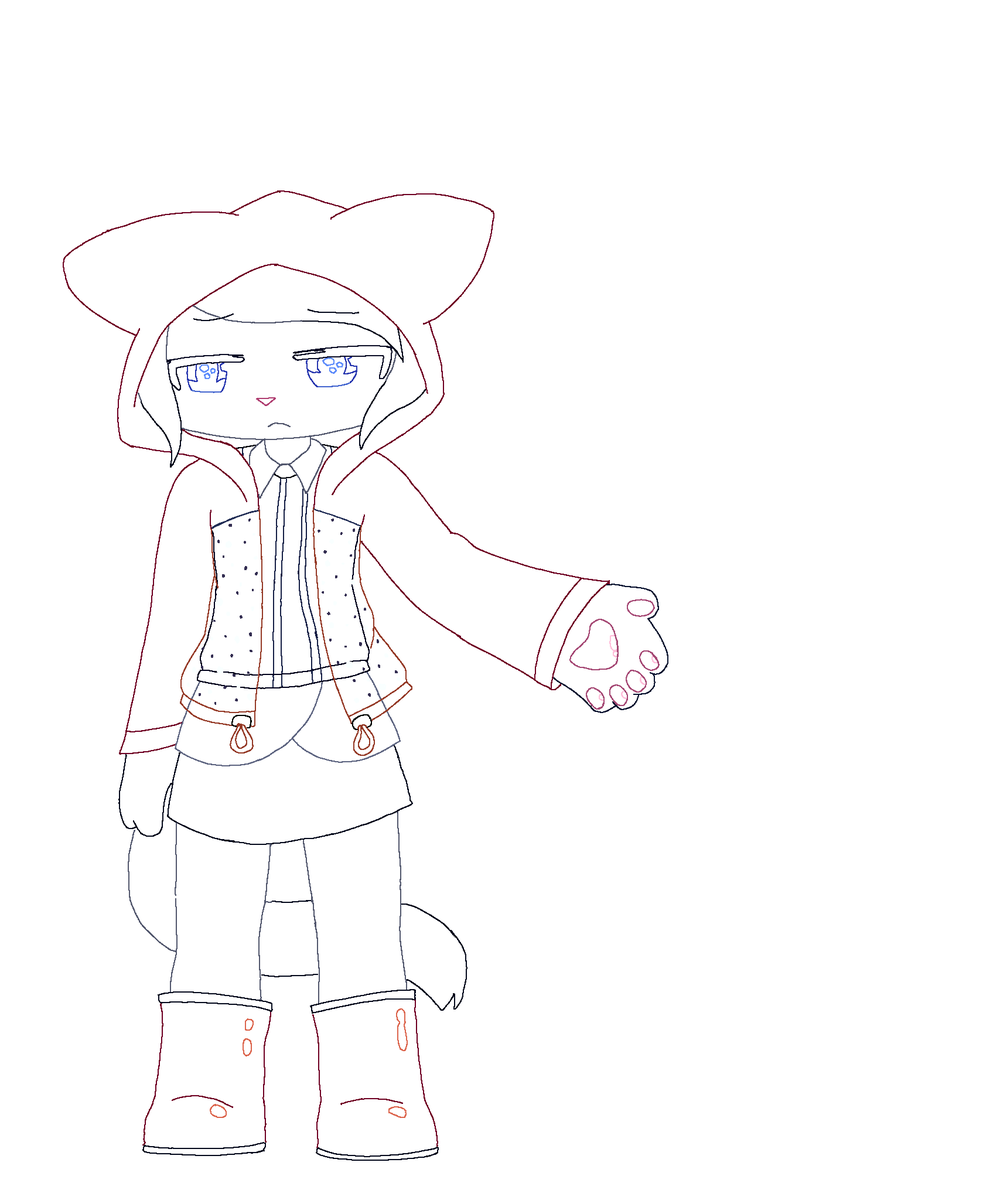
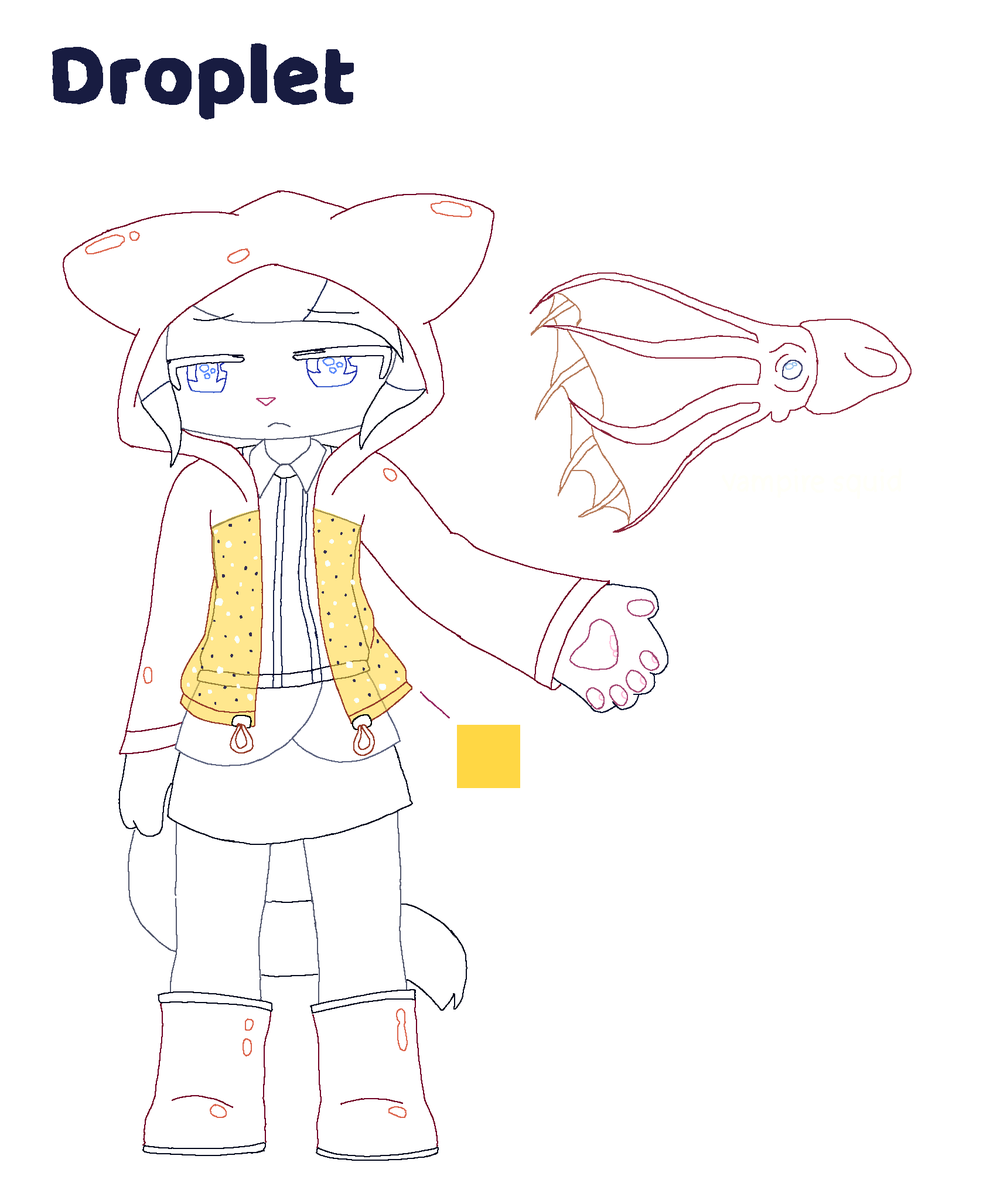
Layer changes from the first 983×1200 image to the second:
showed "Layer 5 copy" over left=181, top=507, right=412, bottom=726
painted on "Layer 4" over left=84, top=200, right=912, bottom=684
showed "Layer 3", painted on it over left=52, top=43, right=902, bottom=788
